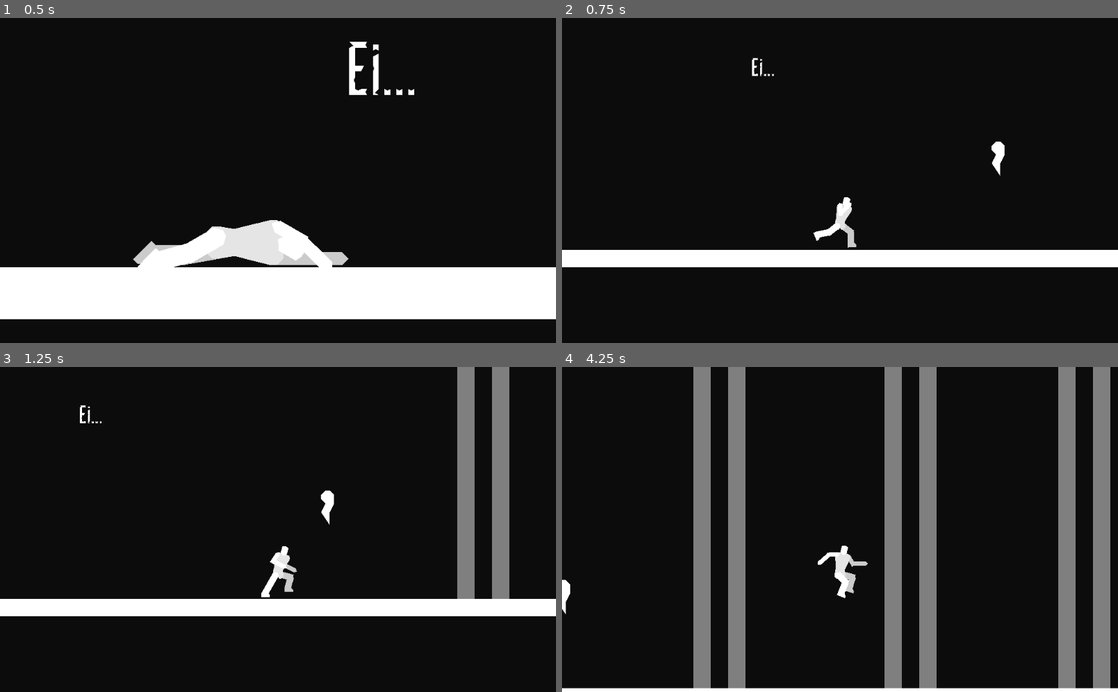
Above: before the commit, frames 1-4 (two rows, left to right).
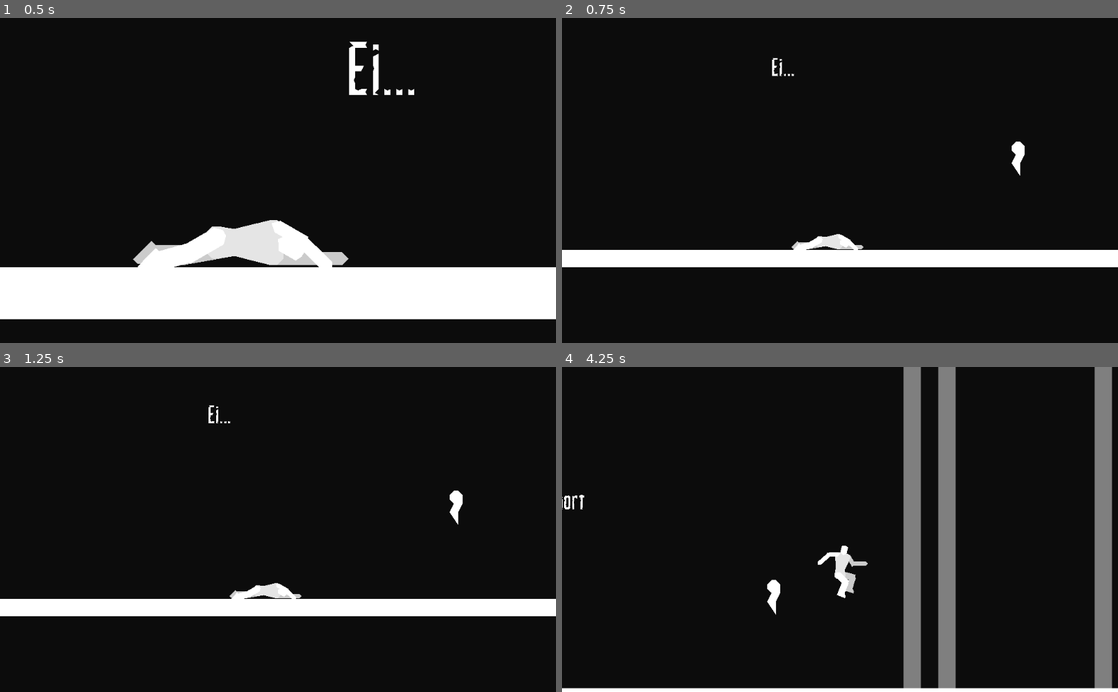
Above: after the commit, the same moments.

Repository: DarknessCatt/Lost-Soul
Game: Godot game, scene res://Maps/Prototype_Dead_World/Prototype_Dead_World.tscn
The game is run twice, just before and just after one commit, with the same random seed, the same clock (stepped at 60 frames per second) and the same inputs.
Inputs:
- Up to frame 1 (0.5 s): no input
- Up to frame 2 (0.75 s): hold Right (hero_right) from 0.53 s (still down); hold Z (hero_jump) from 0.53 s (still down)
- Up to frame 3 (1.25 s): keep holding Right (hero_right); keep holding Z (hero_jump)
- Up to frame 4 (4.25 s): release Z (hero_jump) at 1.28 s; tap D (hero_heart) at 1.35, 2.85 s; tap Z (hero_jump) at 1.52, 1.55, 1.82, 3.02, 3.05, 3.32 s; release Right (hero_right) at 2.03 s; hold Left (hero_left) 2.03-2.78 s; hold Z (hero_jump) 2.03-2.78 s; hold Right (hero_right) from 2.78 s (still down); hold Z (hero_jump) from 3.53 s (still down)

Frame 1 is identical in both runs. In frame 2, 1.2% of the frame differs, in the area x 34-84%, y 12-72%; in frame 3, 5.6%; in frame 4, 22%, in the area x 0-99%, y 0-99%.

Commit message:
Hero Refactor: Initial Concurrent Machines

Diff:
--- /dev/null
+++ b/Lost_Soul/Classes/ConcurrentState.gd
@@ -0,0 +1,15 @@
+extends Node
+
+class_name ConcurrentState
+
+func enter(_Machine : Node, _Player : KinematicBody2D) -> void:
+	pass
+
+func exit(_Machine : Node, _Player : KinematicBody2D) -> void:
+	pass
+
+func update(_Machine : Node, _Player: KinematicBody2D, _delta : float) -> void:
+	pass
+
+func input(_Machine : Node, _Player: KinematicBody2D, _event : InputEvent) -> void:
+	pass
--- a/Lost_Soul/Entities/Hero/FSM/AttackMove.gd
+++ b/Lost_Soul/Entities/Hero/FSM/AttackMove.gd
@@ -9,7 +9,7 @@
 const GRAV : int = 3500
 const MAX_GRAV : int = 1500
 
-onready var buffer : Node = $"../Buffer"
+onready var buffer : Node = null #$"../Buffer"
 
 var attack_finished : bool = false
 
--- a/Lost_Soul/Entities/Hero/FSM/BasicMove.gd
+++ b/Lost_Soul/Entities/Hero/FSM/BasicMove.gd
@@ -1,4 +1,4 @@
-extends State
+extends ConcurrentState
 
 const NORMAL : Vector2 = Vector2(0, -1)
 
@@ -16,63 +16,52 @@
 enum {LEFT = -1, NONE, RIGHT}
 var direction : int = NONE
 
-#func _ready():
-#	#Overridable Vars
-#	##Movement Vars
-#	ACCEL = 3000
-#	MAX_SPEED = 300
-#	FRICTION = 0.75
-#
-#	##Animation Vars
-#	MOVE_ANIMATION = "Walking"
-#	REST_ANIMATION = "Rest"
-
-func enter(_Player : KinematicBody2D) -> void:
+func enter(_Machine : Node, Player : KinematicBody2D) -> void:
 	if Input.is_action_pressed("hero_left"):
 		direction = LEFT
-		_Player.body.scale.x = -1
-		_Player._change_anim(MOVE_ANIMATION)
+		Player.body.scale.x = -1
+		#Player._change_anim(MOVE_ANIMATION)
 
 	elif Input.is_action_pressed("hero_right"):
 		direction = RIGHT
-		_Player.body.scale.x = 1
-		_Player._change_anim(MOVE_ANIMATION)
+		Player.body.scale.x = 1
+		#Player._change_anim(MOVE_ANIMATION)
 
 	else:
 		direction = NONE
-		_Player._change_anim(REST_ANIMATION)
+		#Player._change_anim(REST_ANIMATION)
 
-func update(_Player: KinematicBody2D, delta : float) -> void:
-	var spdx : float = _Player.speed.x + direction*ACCEL*delta
+func update(_Machine : Node, Player: KinematicBody2D, delta : float) -> void:
+	var spdx : float = Player.speed.x + direction*ACCEL*delta
 
 	if sign(spdx) != direction : spdx *= FRICTION
 
 	if abs(spdx) > MAX_SPEED: spdx = MAX_SPEED*direction
 	elif abs(spdx) < 10: spdx = 0
 
-	if sign(spdx) != sign(_Player.speed.x):
+	if sign(spdx) != sign(Player.speed.x):
 		match sign(spdx):
 			-1.0:
-				_Player.body.scale.x = -1
+				Player.body.scale.x = -1
 			1.0:
-				_Player.body.scale.x = 1
+				Player.body.scale.x = 1
 
-	_Player.speed.x = spdx
+	Player.speed.x = spdx
 
-	_Player.move_and_slide(_Player.speed, NORMAL)
+	Player.move_and_slide(Player.speed, NORMAL)
 
-func input(_Player: KinematicBody2D, event : InputEvent) -> void:
+func input(_Machine : Node, _Player: KinematicBody2D, event : InputEvent) -> void:
 
 	match(direction):
 
 		NONE:
 			if event.is_action_pressed("hero_left"):
 				direction = LEFT
-				_Player._change_anim(MOVE_ANIMATION)
+				#Player._change_anim(MOVE_ANIMATION)
 
 			elif event.is_action_pressed("hero_right"):
 				direction = RIGHT
-				_Player._change_anim(MOVE_ANIMATION)
+				#Player._change_anim(MOVE_ANIMATION)
 
 		LEFT:
 			if event.is_action_pressed("hero_right"):
@@ -83,7 +72,7 @@
 					direction = RIGHT
 				else:
 					direction = NONE
-					_Player._change_anim(REST_ANIMATION)
+					#Player._change_anim(REST_ANIMATION)
 
 		RIGHT:
 			if event.is_action_pressed("hero_left"):
@@ -94,4 +83,4 @@
 					direction = LEFT
 				else:
 					direction = NONE
-					_Player._change_anim(REST_ANIMATION)
+					#Player._change_anim(REST_ANIMATION)
--- a/Lost_Soul/Entities/Hero/FSM/Falling.gd
+++ b/Lost_Soul/Entities/Hero/FSM/Falling.gd
@@ -5,42 +5,38 @@
 
 onready var buffer : Node = $"../Buffer"
 
-func _ready():
-	MOVE_ANIMATION = "Falling"
-	REST_ANIMATION = "Falling"
+func enter(Machine : Node, Player : KinematicBody2D) -> void:
+	.enter(Machine, Player)
 
-func enter(_Player : KinematicBody2D) -> void:
-	.enter(_Player)
+	if Player.speed.y < 0:
+		Player.speed.y /= 1.5
 
-	if _Player.speed.y < 0:
-		_Player.speed.y /= 1.5
+func update(Machine : Node, Player: KinematicBody2D, delta : float) -> void:
+	Player.speed.y += GRAV*delta
+	if Player.speed.y > MAX_GRAV: Player.speed.y = MAX_GRAV
 
-func update(_Player: KinematicBody2D, delta : float) -> void:
-	_Player.speed.y += GRAV*delta
-	if _Player.speed.y > MAX_GRAV: _Player.speed.y = MAX_GRAV
+	.update(Machine, Player, delta)
 
-	.update(_Player, delta)
+	#if buffer.attack_buffered and buffer.can_attack:
+	#	Machine.change_move_state($"../AirAttack")
 
-	if buffer.attack_buffered and buffer.can_attack:
-		_Player._change_state($"../AirAttack")
-
-	elif _Player.is_on_floor():
+	if Player.is_on_floor():
 		if buffer.jump_buffered:
-			_Player._change_state($"../Jumping")
+			Machine.change_move_state($"../Jumping")
 
 		else:
-			_Player._change_state($"../OnGround")
+			Machine.change_move_state($"../OnGround")
 
-func input(_Player: KinematicBody2D, event : InputEvent) -> void:
+func input(Machine : Node, Player: KinematicBody2D, event : InputEvent) -> void:
 	if event.is_action_pressed("hero_jump"):
 
 		if buffer.can_coyote:
-			_Player._change_state($"../Jumping")
+			Machine.change_move_state($"../Jumping")
 		else:
 			buffer._buffer_jump()
 
-	elif event.is_action_pressed("hero_attack"):
-			_Player._change_state($"../AirAttack")
+	#elif event.is_action_pressed("hero_attack"):
+	#		Machine.change_move_state($"../AirAttack")
 
 	else:
-		.input(_Player, event)
+		.input(Machine, Player, event)
--- /dev/null
+++ b/Lost_Soul/Entities/Hero/FSM/Idle.gd
@@ -0,0 +1,57 @@
+extends ConcurrentState
+
+enum {Stop, Walk, Jump, Fall}
+var cur_state : int = 0
+
+func enter(Machine : Node, Player : KinematicBody2D) -> void:
+	match(Machine.move_state.name):
+			"OnGround":
+				if Player.speed.x == 0:
+					cur_state = Stop
+					Player._change_anim("Rest")
+
+				else:
+					cur_state = Walk
+					Player._change_anim("Walking")
+
+			"Jumping":
+				cur_state = Jump
+				Player._change_anim("Jumping")
+
+			"Falling":
+				cur_state = Fall
+				Player._change_anim("Falling")
+
+func exit(Machine : Node, Player : KinematicBody2D) -> void:
+	pass
+
+func update(Machine : Node, Player: KinematicBody2D, delta : float) -> void:
+	if cur_state == Stop and Player.speed.x != 0:
+		cur_state = Walk
+		Player._change_anim("Walking")
+
+	elif cur_state == Walk and Player.speed.x == 0:
+		cur_state = Stop
+		Player._change_anim("Rest")
+
+func input(Machine : Node, Player: KinematicBody2D, event : InputEvent) -> void:
+	pass
+
+func move_state_changed(Machine : Node, Player: KinematicBody2D) -> void:
+	match(Machine.move_state.name):
+			"OnGround":
+				if Player.speed.x == 0:
+					cur_state = Stop
+					Player._change_anim("Rest")
+
+				else:
+					cur_state = Walk
+					Player._change_anim("Walking")
+
+			"Jumping":
+				cur_state = Jump
+				Player._change_anim("Jumping")
+
+			"Falling":
+				cur_state = Fall
+				Player._change_anim("Falling")
--- a/Lost_Soul/Entities/Hero/FSM/Jumping.gd
+++ b/Lost_Soul/Entities/Hero/FSM/Jumping.gd
@@ -10,35 +10,35 @@
 	MOVE_ANIMATION = "Jumping"
 	REST_ANIMATION = "Jumping"
 
-func enter(_Player : KinematicBody2D) -> void:
-	.enter(_Player)
+func enter(Machine : Node, Player : KinematicBody2D) -> void:
+	.enter(Machine, Player)
 
-	_Player.speed.y = -JUMP_FORCE
+	Player.speed.y = -JUMP_FORCE
 
-	if buffer.attack_buffered and buffer.can_attack:
-		_Player._change_state($"../AirAttack")
+	#if buffer.attack_buffered and buffer.can_attack:
+	#	Machine.change_move_state($"../AirAttack")
 
-	elif not Input.is_action_pressed("hero_jump"):
-		_Player._change_state($"../Falling")
+	if not Input.is_action_pressed("hero_jump"):
+		Machine.change_move_state($"../Falling")
 
-func update(_Player: KinematicBody2D, delta : float) -> void:
-	_Player.speed.y += GRAV*delta
+func update(Machine : Node, Player: KinematicBody2D, delta : float) -> void:
+	Player.speed.y += GRAV*delta
 
-	.update(_Player, delta)
+	.update(Machine, Player, delta)
 
-	if _Player.speed.y > 0 or _Player.is_on_ceiling():
-		_Player.speed.y = 0
-		_Player._change_state($"../Falling")
+	if Player.speed.y > 0 or Player.is_on_ceiling():
+		Player.speed.y = 0
+		Machine.change_move_state($"../Falling")
 
-	elif buffer.attack_buffered:
-		_Player._change_state($"../AirAttack")
+	#elif buffer.attack_buffered:
+	#	Machine.change_move_state($"../AirAttack")
 
-func input(_Player: KinematicBody2D, event : InputEvent) -> void:
+func input(Machine : Node, Player: KinematicBody2D, event : InputEvent) -> void:
 	if event.is_action_released("hero_jump"):
-		_Player._change_state($"../Falling")
+		Machine.change_move_state($"../Falling")
 
-	elif event.is_action_pressed("hero_attack"):
-		_Player._change_state($"../AirAttack")
+	#elif event.is_action_pressed("hero_attack"):
+	#	Machine.change_move_state($"../AirAttack")
 
 	else:
-		.input(_Player, event)
+		.input(Machine, Player, event)
--- a/Lost_Soul/Entities/Hero/FSM/Knockback.gd
+++ b/Lost_Soul/Entities/Hero/FSM/Knockback.gd
@@ -16,11 +16,12 @@
 
 func update(Player: KinematicBody2D, delta : float) -> void:
 	if knockback_over:
-		if Player.is_on_floor():
-			Player._change_state($"../OnGround")
+		Player._change_state($"../Playing")
+		#if Player.is_on_floor():
+		#	Player._change_state($"../OnGround")
 
-		else:
-			Player._change_state($"../Falling")
+		#else:
+		#	Player._change_state($"../Falling")
 
 	else:
 		var spd : Vector2 = Player.speed
--- a/Lost_Soul/Entities/Hero/FSM/OnGround.gd
+++ b/Lost_Soul/Entities/Hero/FSM/OnGround.gd
@@ -2,35 +2,29 @@
 
 onready var buffer : Node = $"../Buffer"
 
-func _ready():
-	#Overridable Vars
-	##Animation Vars
-	MOVE_ANIMATION = "Walking"
-	REST_ANIMATION = "Rest"
+func enter(Machine : Node, Player : KinematicBody2D) -> void:
+	Player.speed.y = 10
+	.enter(Machine, Player)
 
-func enter(_Player : KinematicBody2D) -> void:
-	_Player.speed.y = 10
-	.enter(_Player)
+func update(Machine : Node, Player: KinematicBody2D, delta : float) -> void:
 
-func update(_Player: KinematicBody2D, delta : float) -> void:
+	.update(Machine, Player, delta)
 
-	.update(_Player, delta)
+	#if buffer.attack_buffered:
+	#	Player._change_state($"../GroundAttack")
 
-	if buffer.attack_buffered and buffer.can_attack:
-		_Player._change_state($"../GroundAttack")
-
-	elif not _Player.is_on_floor():
+	if not Player.is_on_floor():
 		buffer._coyote_timer()
-		_Player._change_state($"../Falling")
+		Machine.change_move_state($"../Falling")
 
 
-func input(_Player: KinematicBody2D, event : InputEvent) -> void:
+func input(Machine : Node, Player: KinematicBody2D, event : InputEvent) -> void:
 
 	if event.is_action_pressed("hero_jump"):
-		_Player._change_state($"../Jumping")
+		Machine.change_move_state($"../Jumping")
 
-	elif event.is_action_pressed("hero_attack"):
-		_Player._change_state($"../GroundAttack")
+	#elif event.is_action_pressed("hero_attack"):
+	#	Player._change_state($"../GroundAttack")
 
 	else:
-		.input(_Player, event)
+		.input(Machine, Player, event)
--- /dev/null
+++ b/Lost_Soul/Entities/Hero/FSM/Playing.gd
@@ -0,0 +1,32 @@
+extends State
+
+var Player_Node : KinematicBody2D
+
+onready var move_state : ConcurrentState = $OnGround
+onready var action_state : ConcurrentState = $Idle
+
+func enter(Player : KinematicBody2D) -> void:
+	self.Player_Node = Player
+
+	move_state = $OnGround
+	action_state = $Idle
+
+	move_state.enter(self, Player_Node)
+	action_state.enter(self, Player_Node)
+
+func change_move_state(new_state : ConcurrentState):
+	move_state.exit(self, Player_Node)
+	move_state = new_state
+	move_state.enter(self, Player_Node)
+	action_state.move_state_changed(self, Player_Node)
+
+func exit(Player : KinematicBody2D) -> void:
+	pass
+
+func update(Player: KinematicBody2D, delta : float) -> void:
+	move_state.update(self, Player, delta)
+	action_state.update(self, Player, delta)
+
+func input(Player: KinematicBody2D, event : InputEvent) -> void:
+	move_state.input(self, Player, event)
+	action_state.input(self, Player, event)
--- a/Lost_Soul/Entities/Hero/Hero.gd
+++ b/Lost_Soul/Entities/Hero/Hero.gd
@@ -97,10 +97,14 @@
 var speed : Vector2 = Vector2(0,0)
 
 #FSM
-onready var cur_state : Node  = $States/Falling
+var cur_state : Node
 export(bool) var on_cutscene : bool = false
 
 ##Functions
+func _ready():
+	cur_state = $States/Playing
+	cur_state.enter(self)
+
 func _clear_attack_polys() -> void:
 	$Body/Hip/Torso/Left_Arm/Left_Hand/Left_Weapon.polygon = PoolVector2Array()
 	$Body/Hip/Torso/Right_Arm/Right_Hand/Right_Weapon.polygon = PoolVector2Array()
--- a/Lost_Soul/Entities/Hero/Hero.tscn
+++ b/Lost_Soul/Entities/Hero/Hero.tscn
@@ -10,6 +10,8 @@
 [ext_resource path="res://Entities/Hero/FSM/AirAttack.gd" type="Script" id=8]
 [ext_resource path="res://Entities/Combat/Hurtbox/Hurtbox.tscn" type="PackedScene" id=9]
 [ext_resource path="res://Entities/Hero/FSM/Knockback.gd" type="Script" id=10]
+[ext_resource path="res://Entities/Hero/FSM/Playing.gd" type="Script" id=11]
+[ext_resource path="res://Entities/Hero/FSM/Idle.gd" type="Script" id=12]
 
 [sub_resource type="Animation" id=1]
 resource_name = "AirJab1"
@@ -4539,8 +4541,38 @@
 
 [node name="States" type="Node" parent="."]
 
-[node name="OnGround" type="Node" parent="States"]
+[node name="Playing" type="Node" parent="States"]
+script = ExtResource( 11 )
+
+[node name="Buffer" type="Node" parent="States/Playing"]
+script = ExtResource( 5 )
+
+[node name="Jump_Buffer" type="Timer" parent="States/Playing/Buffer"]
+process_mode = 0
+wait_time = 0.2
+one_shot = true
+
+[node name="Coyote_Timer" type="Timer" parent="States/Playing/Buffer"]
+process_mode = 0
+wait_time = 0.1
+one_shot = true
+
+[node name="Attack_Buffer" type="Timer" parent="States/Playing/Buffer"]
+process_mode = 0
+wait_time = 0.05
+one_shot = true
+
+[node name="Idle" type="Node" parent="States/Playing"]
+script = ExtResource( 12 )
+
+[node name="OnGround" type="Node" parent="States/Playing"]
 script = ExtResource( 3 )
+
+[node name="Jumping" type="Node" parent="States/Playing"]
+script = ExtResource( 4 )
+
+[node name="Falling" type="Node" parent="States/Playing"]
+script = ExtResource( 2 )
 
 [node name="GroundAttack" type="Node" parent="States"]
 script = ExtResource( 6 )
@@ -4560,12 +4592,6 @@
 wait_time = 0.39
 one_shot = true
 
-[node name="Falling" type="Node" parent="States"]
-script = ExtResource( 2 )
-
-[node name="Jumping" type="Node" parent="States"]
-script = ExtResource( 4 )
-
 [node name="AirAttack" type="Node" parent="States"]
 script = ExtResource( 8 )
 
@@ -4590,24 +4616,6 @@
 [node name="Inv_Timer" type="Timer" parent="States/Knockback"]
 process_mode = 0
 wait_time = 1.2
-one_shot = true
-
-[node name="Buffer" type="Node" parent="States"]
-script = ExtResource( 5 )
-
-[node name="Jump_Buffer" type="Timer" parent="States/Buffer"]
-process_mode = 0
-wait_time = 0.2
-one_shot = true
-
-[node name="Coyote_Timer" type="Timer" parent="States/Buffer"]
-process_mode = 0
-wait_time = 0.1
-one_shot = true
-
-[node name="Attack_Buffer" type="Timer" parent="States/Buffer"]
-process_mode = 0
-wait_time = 0.05
 one_shot = true
 
 [node name="Body" type="Node2D" parent="."]
@@ -4988,6 +4996,9 @@
 one_shot = true
 explosiveness = 1.0
 process_material = SubResource( 35 )
+[connection signal="timeout" from="States/Playing/Buffer/Jump_Buffer" to="States/Playing/Buffer" method="_on_Jump_Buffer_timeout"]
+[connection signal="timeout" from="States/Playing/Buffer/Coyote_Timer" to="States/Playing/Buffer" method="_on_Coyote_Timer_timeout"]
+[connection signal="timeout" from="States/Playing/Buffer/Attack_Buffer" to="States/Playing/Buffer" method="_on_Attack_Buffer_timeout"]
 [connection signal="timeout" from="States/GroundAttack/Jab" to="States/GroundAttack" method="_on_Attack_timeout"]
 [connection signal="timeout" from="States/GroundAttack/UpTilt" to="States/GroundAttack" method="_on_Attack_timeout"]
 [connection signal="timeout" from="States/GroundAttack/DownTilt" to="States/GroundAttack" method="_on_Attack_timeout"]
@@ -4995,6 +5006,3 @@
 [connection signal="timeout" from="States/AirAttack/UpTilt" to="States/AirAttack" method="_on_Attack_timeout"]
 [connection signal="timeout" from="States/AirAttack/DownTilt" to="States/AirAttack" method="_on_Attack_timeout"]
 [connection signal="timeout" from="States/Knockback/Inv_Timer" to="." method="_on_Invencibility_timeout"]
-[connection signal="timeout" from="States/Buffer/Jump_Buffer" to="States/Buffer" method="_on_Jump_Buffer_timeout"]
-[connection signal="timeout" from="States/Buffer/Coyote_Timer" to="States/Buffer" method="_on_Coyote_Timer_timeout"]
-[connection signal="timeout" from="States/Buffer/Attack_Buffer" to="States/Buffer" method="_on_Attack_Buffer_timeout"]
--- a/Lost_Soul/project.godot
+++ b/Lost_Soul/project.godot
@@ -19,6 +19,11 @@
 "language": "GDScript",
 "path": "res://Entities/Enemies/Wandering_Enemies/Base_Wanderer.gd"
 }, {
+"base": "Node",
+"class": "ConcurrentState",
+"language": "GDScript",
+"path": "res://Classes/ConcurrentState.gd"
+}, {
 "base": "KinematicBody2D",
 "class": "Enemy_FSM",
 "language": "GDScript",
@@ -37,6 +42,7 @@
 _global_script_class_icons={
 "Base_Fly": "",
 "Base_Wanderer": "",
+"ConcurrentState": "",
 "Enemy_FSM": "",
 "FSM": "",
 "State": ""
Not shown: 1 places in Lost_Soul/Entities/Hero/Hero.tscn that only renumber resources
